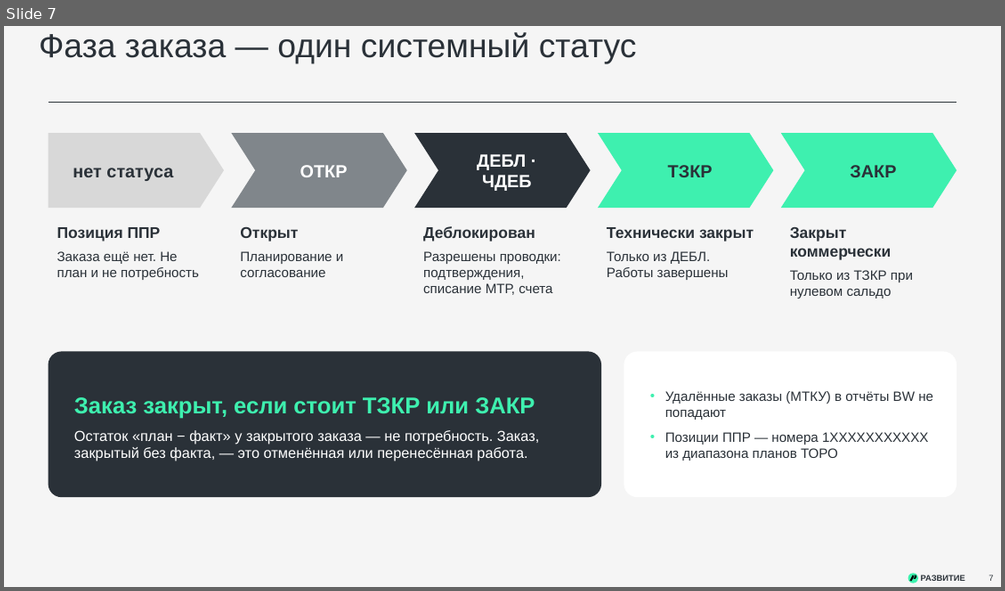
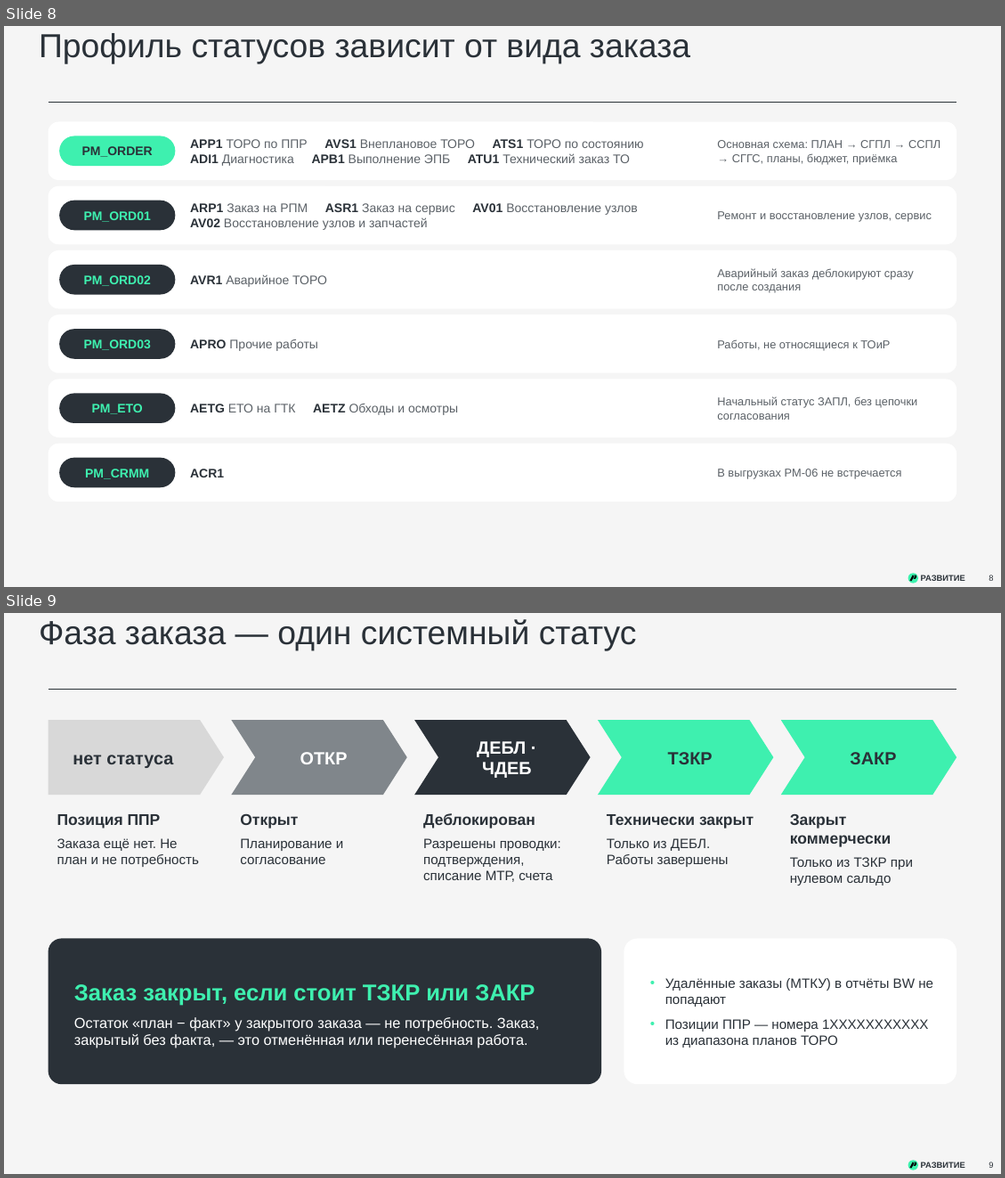
Before and after one commit to victorekuznetsov/TZ, a slide deck: exports/SAP_TORO_metodichka_planirovshika.pptx. Shown one above the other, each under a label of ours: slide 7 before the commit, slides 8 and 9 after it. The pictures are 1005x591 and 1005x1178 pixels, drawn with LibreOffice and Linux fonts; fonts in the diff are those of the drawing. Boxes give left, top, right and bottom in pixels: in the first picture for what was removed or moved away, otherwise in the second. Text is boxed around its words. In the diff, an @@ line names an element or a change of style, - is before the commit and + after.

```diff
--- a/exports/SAP_TORO_metodichka_planirovshika.pptx
+++ b/exports/SAP_TORO_metodichka_planirovshika.pptx
@@ slide 8 added at <box>4,26,1001,587</box>, background #F5F5F5; not listed: 5 template elements that a slide beside it also shows @@
@@ title added at <box>39,33,690,64</box>, 32 pt, text #2A3138 @@
+Профиль статусов зависит от вида заказа
@@ rounded rectangle added at <box>48,122,956,180</box>, fill #FFFFFF @@
@@ rounded rectangle added at <box>59,136,175,166</box>, fill #3EF0AF, 12 pt, text #2A3138, bold @@
+PM_ORDER
@@ text added at <box>190,139,644,166</box>, 12 pt, text #5B6167 @@
+APP1 ТОРО по ППР AVS1 Внеплановое ТОРО ATS1 ТОРО по состоянию ADI1 Диагностика APB1 Выполнение ЭПБ ATU1 Технический заказ ТО
@@ text added at <box>717,140,940,164</box>, 11 pt, text #5B6167 @@
+Основная схема: ПЛАН → СГПЛ → ССПЛ → СГГС, планы, бюджет, приёмка
@@ rounded rectangle added at <box>48,186,956,244</box>, fill #FFFFFF @@
@@ rounded rectangle added at <box>59,200,175,230</box>, fill #2A3138, 12 pt, text #3EF0AF, bold @@
+PM_ORD01
@@ text added at <box>190,203,455,230</box>, 12 pt, text #5B6167 @@
+ARP1 Заказ на РПМ ASR1 Заказ на сервис AV01 Восстановление узлов AV02 Восстановление узлов и запчастей
@@ text added at <box>717,211,931,222</box>, 11 pt, text #5B6167 @@
+Ремонт и восстановление узлов, сервис
@@ rounded rectangle added at <box>48,250,956,309</box>, fill #FFFFFF @@
@@ rounded rectangle added at <box>59,265,175,295</box>, fill #2A3138, 12 pt, text #3EF0AF, bold @@
+PM_ORD02
@@ text added at <box>190,274,327,287</box>, 12 pt, text #5B6167 @@
+AVR1 Аварийное ТОРО
@@ text added at <box>717,268,914,293</box>, 11 pt, text #5B6167 @@
+Аварийный заказ деблокируют сразу после создания
@@ rounded rectangle added at <box>48,314,956,373</box>, fill #FFFFFF @@
@@ rounded rectangle added at <box>59,329,175,359</box>, fill #2A3138, 12 pt, text #3EF0AF, bold @@
+PM_ORD03
@@ text added at <box>190,339,317,351</box>, 12 pt, text #5B6167 @@
+APRO Прочие работы
@@ text added at <box>717,339,890,350</box>, 11 pt, text #5B6167 @@
+Работы, не относящиеся к ТОиР
@@ rounded rectangle added at <box>48,379,956,437</box>, fill #FFFFFF @@
@@ rounded rectangle added at <box>59,394,175,423</box>, fill #2A3138, 12 pt, text #3EF0AF, bold @@
+PM_ETO
@@ text added at <box>717,396,918,419</box>, 11 pt, text #5B6167 @@
+Начальный статус ЗАПЛ, без цепочки согласования
@@ text added at <box>190,403,458,415</box>, 12 pt, text #5B6167 @@
+AETG ЕТО на ГТК AETZ Обходы и осмотры
@@ rounded rectangle added at <box>48,443,956,501</box>, fill #FFFFFF @@
@@ rounded rectangle added at <box>59,458,175,487</box>, fill #2A3138, 12 pt, text #3EF0AF, bold @@
+PM_CRMM
@@ text added at <box>190,468,224,477</box>, 12 pt, text #2A3138, bold @@
+ACR1
@@ text added at <box>717,468,902,479</box>, 11 pt, text #5B6167 @@
+В выгрузках PM-06 не встречается
@@ what was slide 7 is now slide 9 @@
@@ page number at <box>988,1161,993,1167</box>: text changed @@
-7
+9
```
Also in this commit, not shown: 2 slides changed, 7 other slides added, 1 slide removed, 1 other file.
